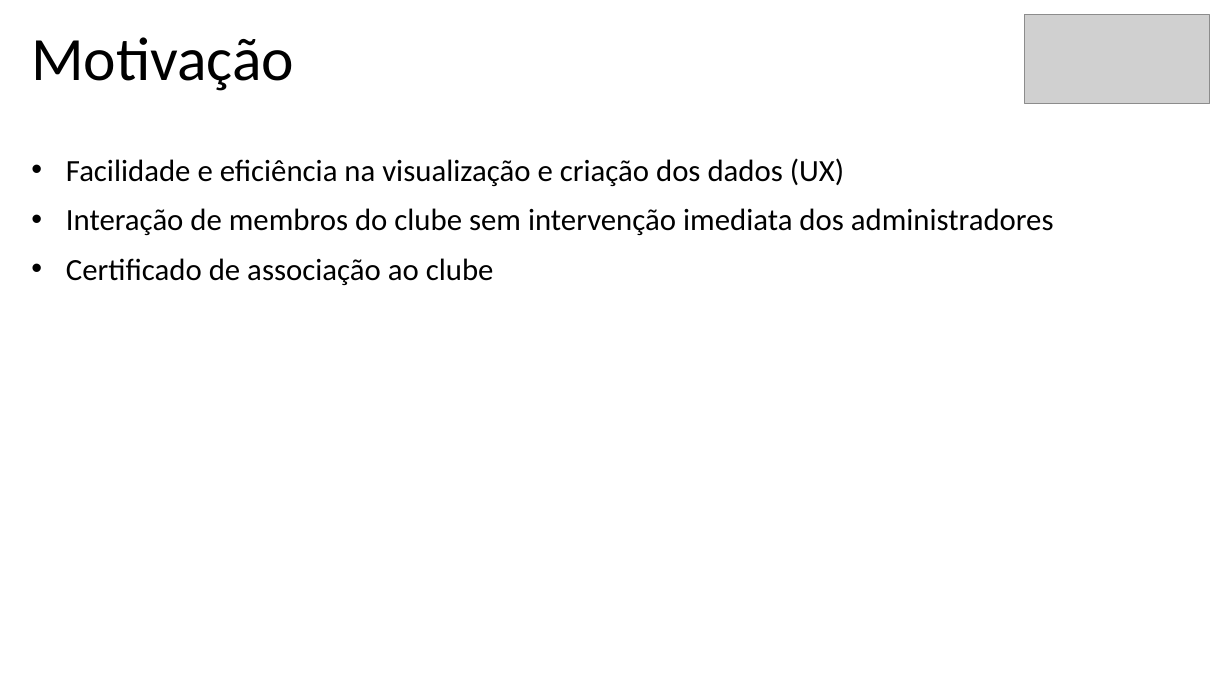
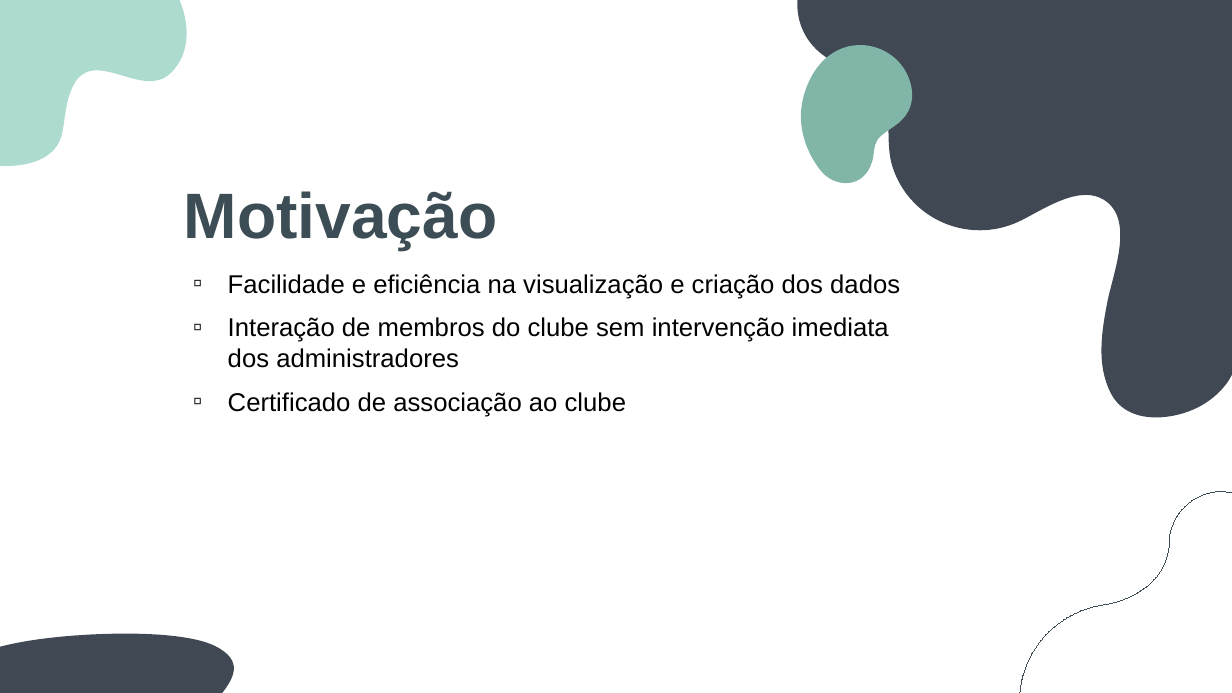
Before and after one commit to BernardoFMF/surf-management-app, a slide deck: slide 2 of docs/demonstracao-progresso.pptx. Drawn at 1232x693 pixels with LibreOffice and Linux fonts; fonts in the diff are those of the drawing; grey boxes stand for pictures. Boxes give left, top, right and bottom in pixels: in the first picture for what was removed or moved away, otherwise in the second. Text is boxed around its words. In the diff, an @@ line names an element or a change of style, - is before the commit and + after.

```diff
--- a/docs/demonstracao-progresso.pptx
+++ b/docs/demonstracao-progresso.pptx
@@ freeform shape added at [0,0,186,168], fill #ADDBD0 @@
@@ freeform shape added at [790,0,1232,418], fill #3F4853 @@
@@ picture removed at [1025,15,1210,104] @@
@@ freeform shape added at [790,45,914,183], fill #81B5A8 @@
@@ text "Motivação": place and size @@
-text "Motivação" at [31,37,294,91]
+text "Motivação" at [184,191,498,250]
@@ text "Motivação" at [184,191,498,250]: size 48 to 50 pt, font Calibri to Arial, text colour #000000 to #3D4D55, bold on; line spacing 1 to 0.9 @@
@@ subtitle "Facilidade e eficiência na visualização ...": place and size @@
-subtitle "Facilidade e eficiência na visualização ..." at [66,158,1054,285]
+subtitle "Facilidade e eficiência na visualização ..." at [228,274,900,417]
@@ subtitle at [228,274,900,299]: text changed; size 24 to 20 pt; font Calibri to Arial @@
-• Facilidade e eficiência na visualização e criação dos dados (UX)
+▫ Facilidade e eficiência na visualização e criação dos dados
@@ subtitle at [228,317,889,417]: size 24 to 20 pt, font Calibri to Arial in "Interação de membros do clube sem intervenção ...", "Certificado de associação ao clube"; bullet • to ▫ @@
@@ freeform shape added at [1011,492,1232,693], outline #3D4D55 0.75 pt @@
@@ freeform shape added at [0,634,852,693], fill #3F4853 @@
```
Also in this commit, not shown: 11 other slides changed.
